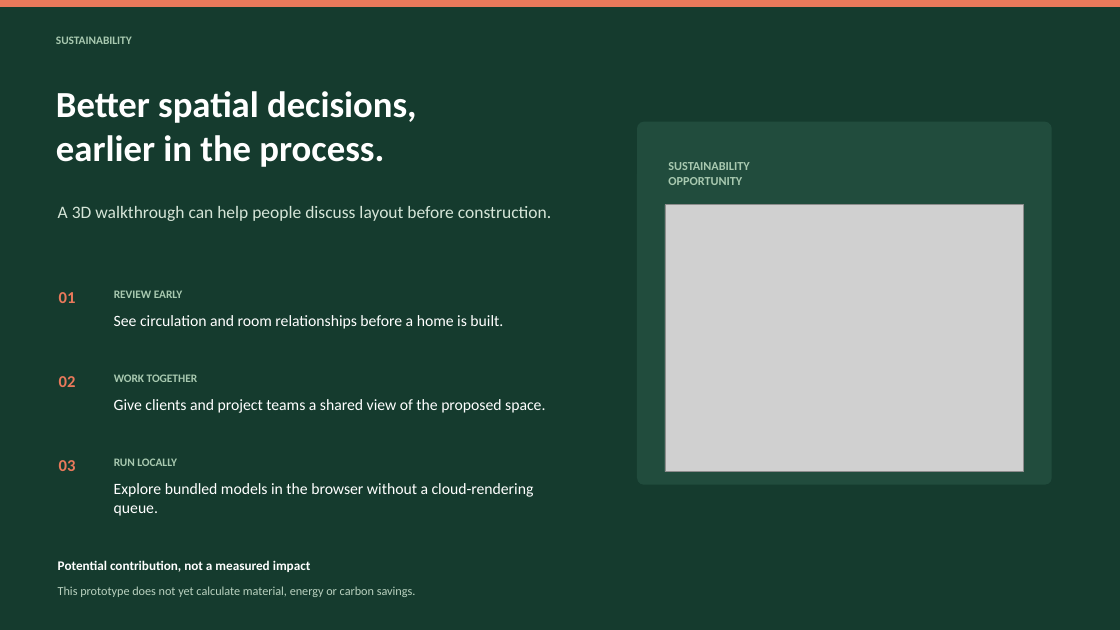
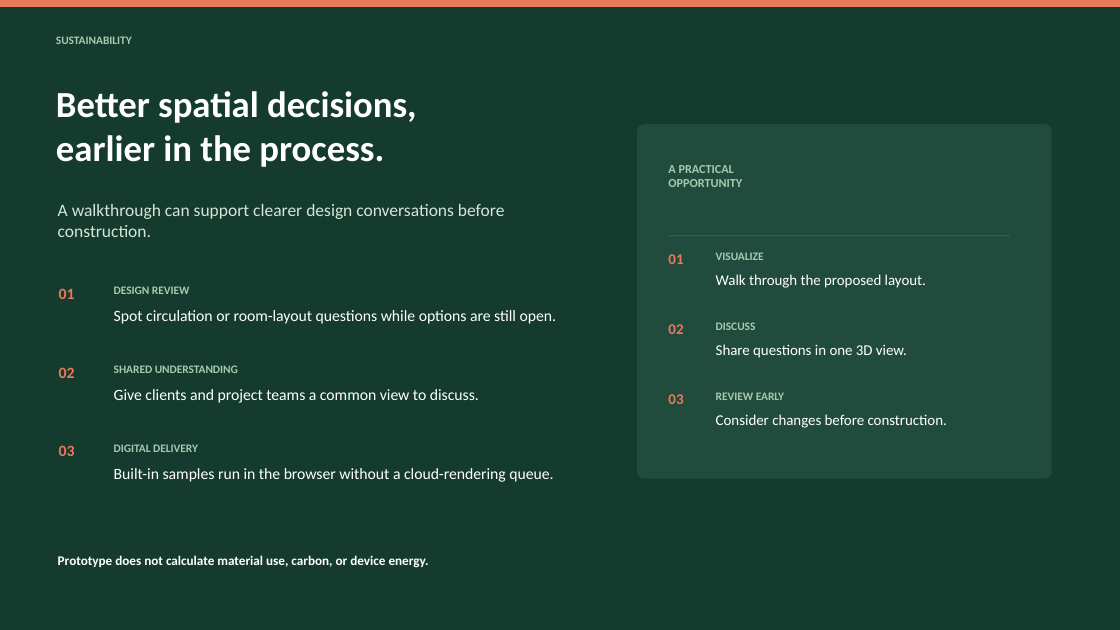
Before and after one commit to Deonjohny/Trishna-3D, a slide deck: slide 6 of public/Trishna 3D Pitch Deck.pptx (slide 5 before the commit). Drawn at 1120x630 pixels with LibreOffice and Linux fonts; fonts in the diff are those of the drawing; grey boxes stand for pictures. Boxes give left, top, right and bottom in pixels: in the first picture for what was removed or moved away, otherwise in the second. Text is boxed around its words. In the diff, an @@ line names an element or a change of style, - is before the commit and + after.

Commit message:
feat: add prototype details to pitch deck

```diff
--- a/public/Trishna 3D Pitch Deck.pptx
+++ b/public/Trishna 3D Pitch Deck.pptx
@@ rounded rectangle: place and size @@
-rounded rectangle at [637,122,1052,485]
+rounded rectangle at [637,124,1052,479]
@@ rounded rectangle at [637,124,1052,479]: proportions changed @@
@@ text at [668,165,734,173]: text changed @@
-SUSTAINABILITY
+A PRACTICAL
@@ text at [58,204,504,237]: text changed @@
-A 3D walkthrough can help people discuss layout before construction.
+A walkthrough can support clearer design conversations before construction.
@@ picture removed at [665,205,1024,472] @@
@@ rectangle added at [669,235,1010,236], fill #436A59 @@
@@ text added at [668,254,683,264], 12.8 pt, text #E9795B, bold @@
+01
@@ text added at [716,252,764,260], 9.8 pt, text #A8C9B0, bold @@
+VISUALIZE
@@ text added at [114,286,190,294], 9.8 pt, text #A8C9B0, bold @@
+DESIGN REVIEW
@@ text added at [716,274,926,288], 12.8 pt, text #FFFFFF @@
+Walk through the proposed layout.
@@ text at [114,310,557,324]: text changed @@
-See circulation and room relationships before a home is built.
+Spot circulation or room-layout questions while options are still open.
@@ text added at [668,324,683,334], 12.8 pt, text #E9795B, bold @@
+02
@@ text added at [716,322,756,330], 9.8 pt, text #A8C9B0, bold @@
+DISCUSS
@@ text added at [716,344,907,358], 12.8 pt, text #FFFFFF @@
+Share questions in one 3D view.
@@ text "02": place and size @@
-text "02" at [59,376,76,387]
+text "02" at [59,367,75,378]
@@ text at [114,389,479,403]: text changed @@
-Give clients and project teams a shared view of the proposed space.
+Give clients and project teams a common view to discuss.
@@ text removed at [114,374,198,382] @@
-WORK TOGETHER
@@ text added at [114,365,238,373], 9.8 pt, text #A8C9B0, bold @@
+SHARED UNDERSTANDING
@@ text added at [668,394,683,404], 12.8 pt, text #E9795B, bold @@
+03
@@ text "REVIEW EARLY": place and size @@
-text "REVIEW EARLY" at [114,290,182,298]
+text "REVIEW EARLY" at [716,392,784,400]
@@ text added at [716,414,947,428], 12.8 pt, text #FFFFFF @@
+Consider changes before construction.
@@ size 14.2 to 13.5 pt in 3 elements at [59,288,75,299], [59,367,75,378], [59,445,75,456] @@
@@ text "03": place and size @@
-text "03" at [59,460,76,471]
+text "03" at [59,445,75,456]
@@ text added at [114,444,198,452], 9.8 pt, text #A8C9B0, bold @@
+DIGITAL DELIVERY
@@ text at [114,468,553,482]: text changed @@
-Explore bundled models in the browser without a cloud-rendering queue.
+Built-in samples run in the browser without a cloud-rendering queue.
@@ text removed at [114,458,177,466] @@
-RUN LOCALLY
@@ text at [58,555,429,568]: text changed; size 10.5 to 11.2 pt; text colour #B9D1BF to #FFFFFF; bold on @@
-This prototype does not yet calculate material, energy or carbon savings.
+Prototype does not calculate material use, carbon, or device energy.
@@ text removed at [58,560,311,572] @@
-Potential contribution, not a measured impact
```
Also in this commit, not shown: 4 other slides changed, 1 slide added, 6 other files.
